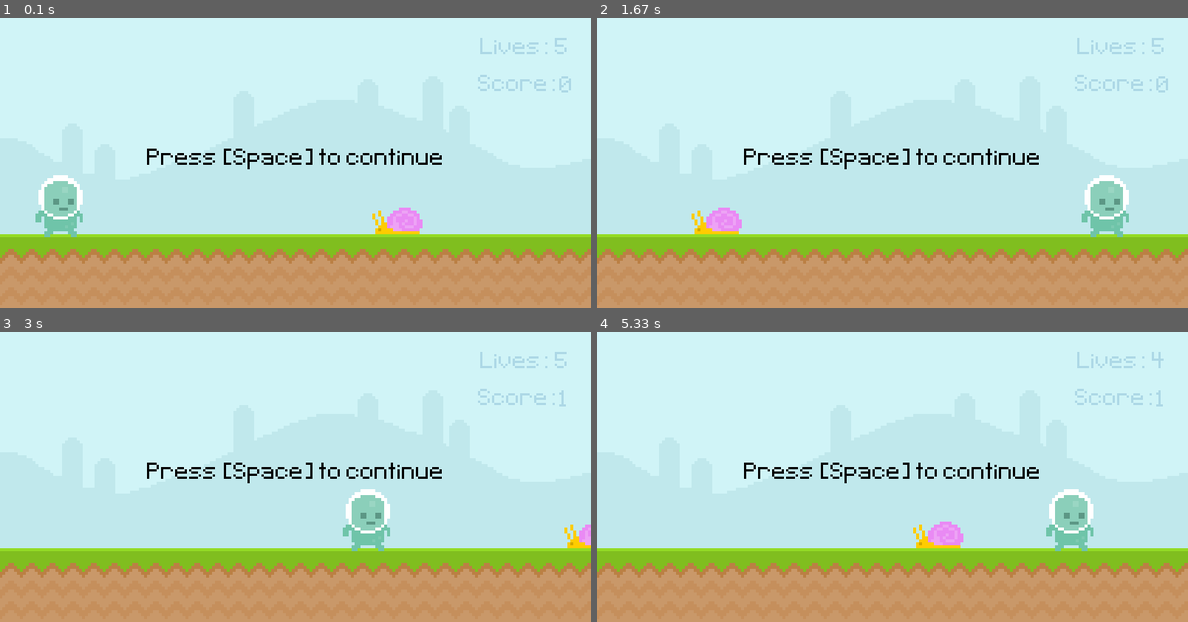
Above: before the commit, frames 1-4 (two rows, left to right).
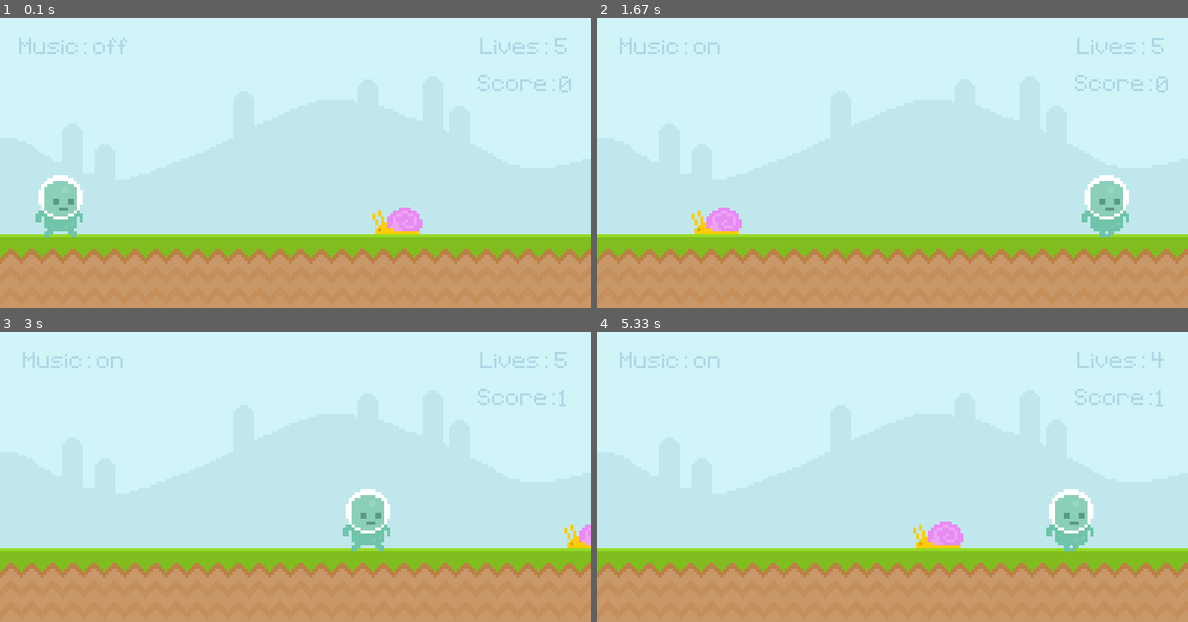
Above: after the commit, the same moments.

Repository: GoodNightTea/pygame
Game: pygame game, started from pygames_start_281023 - Testing.py
The game is run twice, just before and just after one commit, with the same random seed, the same clock (stepped at 60 frames per second) and the same inputs.
Inputs:
- Up to frame 1 (0.1 s): no input
- Up to frame 2 (1.67 s): hold M 0.33-0.8 s; hold D 0.33-0.8 s; hold D 0.83-1.3 s; tap Space at 0.9, 1.2, 1.4 s; hold D from 1.33 s (still down)
- Up to frame 3 (3 s): tap Space at 1.7, 1.9, 2.2, 2.47 s; release D at 1.8 s; hold A 1.83-2.37 s; hold S 2.4-2.7 s; tap S at 2.73 s
- Up to frame 4 (5.33 s): hold A 3.07-3.47 s; tap Space at 3.13, 3.43, 3.57, 3.87, 4.23 s; hold D 3.5-4.13 s; hold S 4.17-4.53 s; tap S at 5.07 s

The runs differ from the first frame. In frame 1, 1.1% of the frame differs, in the area x 3-75%, y 6-53%; in frame 2, 1.2%, in the area x 3-89%, y 6-76%; in frame 3, 1.1%; in frame 4, 1.2%.

Commit message:
Update pygames_start_281023 - Testing.py
added music
(small update before I move the code into different files)

Diff:
--- a/pygames_start_281023 - Testing.py
+++ b/pygames_start_281023 - Testing.py
@@ -1,8 +1,10 @@
 import pygame
 from sys import exit
-import time
-
-#todo sound system mit pycdio 2.1.1
+from pygame import mixer
+from tkinter import Tk, filedialog
+
+#
+#
 
 # Constants
 GROUND = 300
@@ -11,6 +13,22 @@
 
 # Initialize pygame
 pygame.init()
+pygame.mixer.init()
+
+root = Tk()
+root.withdraw()
+
+def select_file():
+    file_path = filedialog.askopenfilename(filetypes=[("Audio Files", "*.mp3;*.wav;*.ogg")])
+    if file_path:
+        play_music(file_path)
+
+def play_music(file_path):
+    pygame.mixer.music.load(file_path)
+    pygame.mixer.music.play()
+
+def stop_music():
+    pygame.mixer.music.stop()
 
 # Create display surface
 screen = pygame.display.set_mode((800, 400))
@@ -25,25 +43,47 @@
 snail_surf1 = pygame.image.load('graphics/snail/snail1.png').convert_alpha()
 snail_rect1 = snail_surf1.get_rect(bottomright=(600, 300))
 
-player_surf = pygame.image.load('graphics/player/player_walk_1.png').convert_alpha()
-player_rect = player_surf.get_rect(midbottom=(80, 300))
-
-#Loads stat
+player_surf1 = pygame.image.load('graphics/player/player_walk_1.png').convert_alpha()
+player_surf2 = pygame.image.load('graphics/player/player_walk_2.png').convert_alpha()
+player_surfaces = [player_surf1, player_surf2]
+player_surface_index = 0
+player_rect = player_surfaces[player_surface_index].get_rect(midbottom=(80, 300))
+
+
+# Loads stat
 score_surf = test_font.render('Score:', False, 'LightBlue')
-score_rect = score_surf.get_rect(center = (700, 100))
+score_rect = score_surf.get_rect(center=(700, 100))
 
 lives_surf = test_font.render('Lives: ', False, 'LightBlue')
-lives_rect = lives_surf.get_rect(center = (700, 50) )
-
-#pause screen
+lives_rect = lives_surf.get_rect(center=(700, 50))
+
+# pause screen
 Paused_surf = test_font.render('Paused', False, 'Black')
-Paused_rect = Paused_surf.get_rect(center = (400, 200))
+Paused_rect = Paused_surf.get_rect(center=(400, 200))
 
 afterpaused_surf = test_font.render('Press [Space] to continue', False, 'Black')
-afterpaused_rect = afterpaused_surf.get_rect(center = (400, 200))
-
+afterpaused_rect = afterpaused_surf.get_rect(center=(400, 200))
 
 # Variables
+player_last_switch_time = pygame.time.get_ticks()
+player_switch_interval = 1000
+
+
+#music
+on = True
+off = False
+music_playing = False
+
+def select_file():
+    print('asking for file path')
+    music_file = filedialog.askopenfilename(filetypes=[("Audio Files", "*.mp3;*.wav;*.ogg")])
+    if music_file:
+        print('found file path yipeee')
+        music_playing = on
+        pygame.mixer.music.load(music_file)
+        pygame.mixer.music.play()
+
+
 paused = False
 score = 0
 y_velocity = 0
@@ -59,8 +99,6 @@
 keys = pygame.key.get_pressed()
 keydown = pygame.KEYDOWN
 
-
-
 while True:
     keys = pygame.key.get_pressed()
     for event in pygame.event.get():
@@ -68,27 +106,37 @@
             pygame.quit()
             exit()
         elif event.type == pygame.KEYDOWN:
-            if event.key == pygame.K_SPACE and on_ground and paused == False:
+            if event.key == pygame.K_SPACE and on_ground and not paused:
                 y_velocity = JUMP
                 player_moveable = True
                 on_ground = False
-                print('jump')
+                print('jumpin')
             if event.key == pygame.K_s:
-                print('paused')
+                print('pausin')
                 paused = not paused
                 player_moveable = False
                 snail_moveable = False
-
-    # Update player's vertical position with gravity
+            if event.key == pygame.K_m:
+                print('vibin')
+                music_playing = True
+                select_file()
+
+    # player movement
     player_rect.y += y_velocity
     y_velocity += gravity
 
+    if music_playing == True:
+        display_music = 'on'
+ #       print('playing')
+    else:
+        display_music = 'off'
+#        print('not playing')
+
     if snail_moveable == True:
         snail_rect1.x -= 4
     else:
         snail_rect1.x += 0
 
-    #movement
     if not paused:
         if keys[pygame.K_a]:
             if player_moveable:
@@ -100,7 +148,17 @@
             if not event.type == pygame.KEYDOWN:
                 snail_moveable = True
 
-    #check if the player is on ground
+
+    # updating player's character
+    current_time = pygame.time.get_ticks()
+    if current_time - player_last_switch_time > player_switch_interval:
+        player_surface_index = (player_surface_index + 1) % len(player_surfaces)
+        player_last_switch_time = current_time
+
+
+
+
+    # check if the player is on ground
     if player_rect.y >= 220:
         player_rect.y = 220
         y_velocity = 0
@@ -109,7 +167,11 @@
     if snail_rect1.right <= 0:
         snail_rect1.left = 800
 
-    #check collision
+    if life < 1:
+        snail_rect1.right += 4
+        on_ground = False
+
+    # check collision
     if player_rect.colliderect(snail_rect1) and not collision_immune:
         collision_immune = True
         collision_time = pygame.time.get_ticks()
@@ -119,14 +181,13 @@
     else:
         collision = False
 
-
     # Check collision immunity
     if collision_immune and pygame.time.get_ticks() - collision_time > 1500:
         collision_immune = False
 
     elif player_rect.x > snail_rect1.x and not point_immune:
-        if player_rect.y < snail_rect1.y -50:
-            score +=1
+        if player_rect.y < snail_rect1.y - 50:
+            score += 1
             point_immune = True
             point_time = pygame.time.get_ticks()
         else:
@@ -136,24 +197,27 @@
     if point_immune and pygame.time.get_ticks() - point_time > 2300:
         point_immune = False
 
-    if life < 1:
-        snail_rect1.right += 4
-        on_ground = False
+
+
+    if paused:
+        screen.blit(Paused_surf,Paused_rect)
+
+    if music_playing == True:
+        display_music = 'on'
+    else:
+        display_music = 'off'
+
+    display_string = 'on' if music_playing else 'off'
+    music_surf = test_font.render('Music: ' + display_string, False, 'LightBlue')
+    music_rect = music_surf.get_rect(center=(100, 50))
 
     screen.blit(sky_surf, (0, 0))
     screen.blit(ground_surf, (0, GROUND))
-    screen.blit(score_surf,score_rect)
+    screen.blit(score_surf, score_rect)
     screen.blit(lives_surf, lives_rect)
     screen.blit(snail_surf1, snail_rect1)
-    screen.blit(player_surf, player_rect)
-
-    if paused:
-        screen.blit(Paused_surf,Paused_rect)
-        pausestate = 0
-        pausestate += 1
-    else:
-        pausestate = 0
-        screen.blit(afterpaused_surf,afterpaused_rect)
+    screen.blit(player_surfaces[player_surface_index], player_rect)
+    screen.blit(music_surf, music_rect)
 
     game_score_surf = test_font.render(str(score), False, 'LightBlue')
     game_score_rect = score_surf.get_rect(center = (810, 102))
